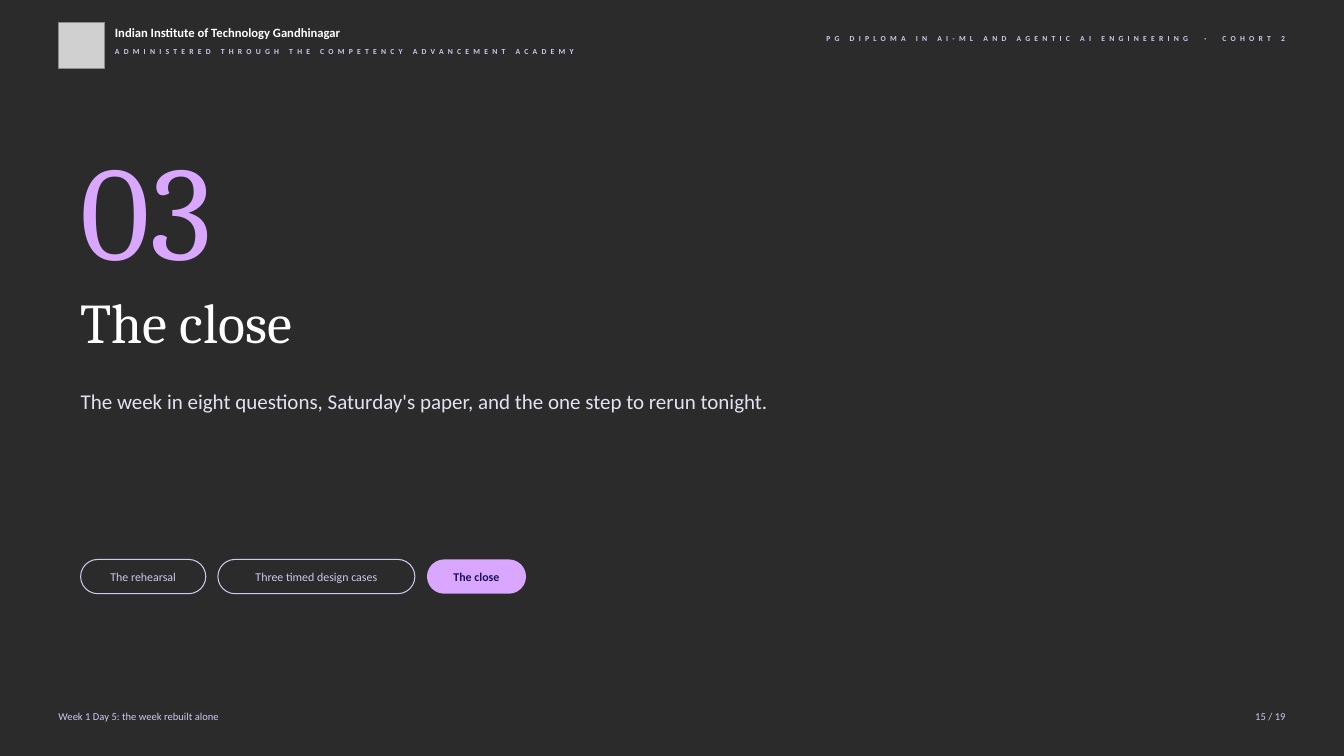
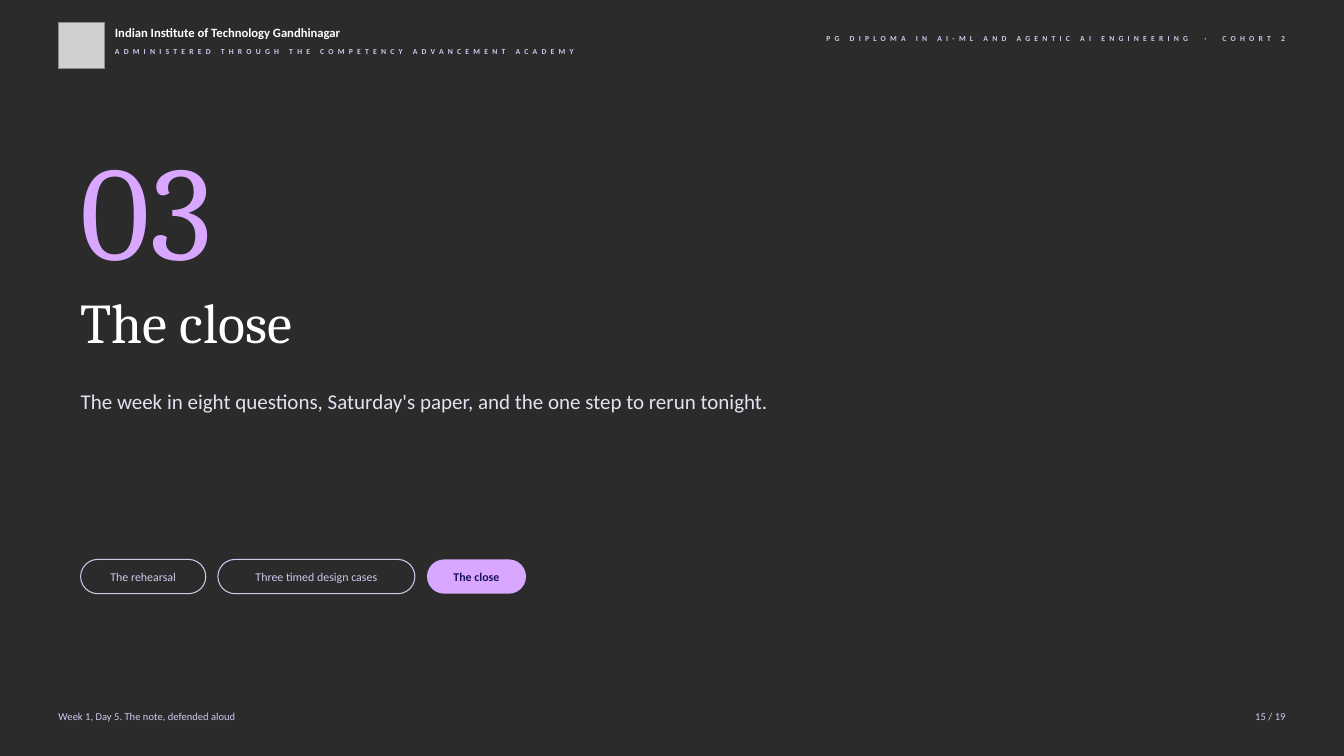
Before and after one commit to fde-academy-lab/c2-content-factory, a slide deck: slide 15 of content/W01/D5/slides/C2_W01_D05_rehearsal_STUDENT.pptx. Drawn at 1344x756 pixels with LibreOffice and Linux fonts; fonts in the diff are those of the drawing; grey boxes stand for pictures; background and template pictures are left out; a plain dark background stands for a picture behind light text. Boxes give left, top, right and bottom in pixels: in the first picture for what was removed or moved away, otherwise in the second. Text is boxed around its words. In the diff, an @@ line names an element or a change of style, - is before the commit and + after.

```diff
--- a/content/W01/D5/slides/C2_W01_D05_rehearsal_STUDENT.pptx
+++ b/content/W01/D5/slides/C2_W01_D05_rehearsal_STUDENT.pptx
@@ text at (x1=58, y1=712, x2=235, y2=722): text changed @@
-Week 1 Day 5: the week rebuilt alone
+Week 1, Day 5. The note, defended aloud
```
Also in this commit, not shown: 7 other slides changed, 4 other files.
